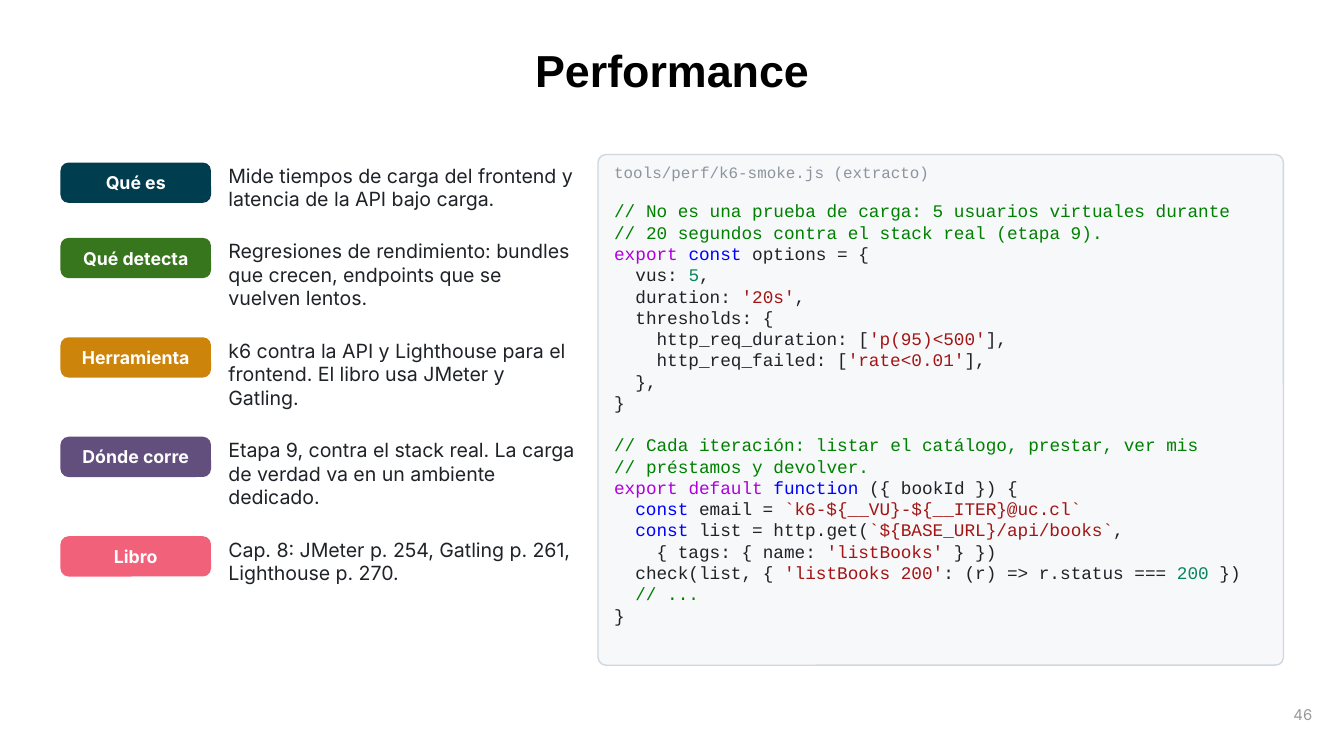
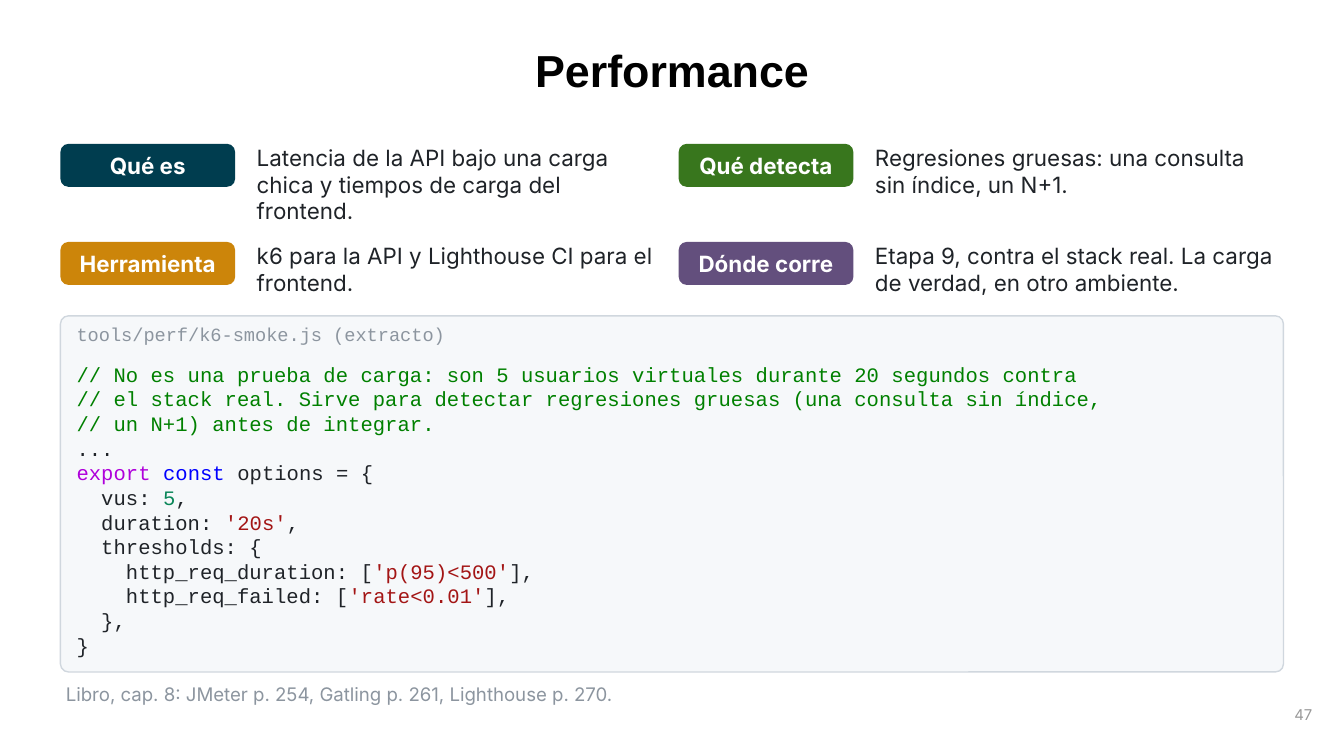
Before and after one commit to UC-IIC-3143-Software-Development/full_stack_testing, a slide deck: slide 47 of docs/presentacion/Full-Stack-Testing-IA-DevSecOps.pptx (slide 46 before the commit). Drawn at 1344x756 pixels with LibreOffice and Linux fonts; fonts in the diff are those of the drawing. Boxes give left, top, right and bottom in pixels: in the first picture for what was removed or moved away, otherwise in the second. Text is boxed around its words. In the diff, an @@ line names an element or a change of style, - is before the commit and + after.

```diff
--- a/docs/presentacion/Full-Stack-Testing-IA-DevSecOps.pptx
+++ b/docs/presentacion/Full-Stack-Testing-IA-DevSecOps.pptx
@@ rounded rectangle "Qué es": place and size @@
-rounded rectangle "Qué es" at [60,163,211,203]
+rounded rectangle "Qué es" at [60,144,235,187]
@@ text at [257,149,608,220]: text changed; size 10.5 to 12 pt @@
-Mide tiempos de carga del frontend y latencia de la API bajo carga.
+Latencia de la API bajo una carga chica y tiempos de carga del frontend.
@@ rounded rectangle "Qué detecta": place and size @@
-rounded rectangle "Qué detecta" at [60,238,211,278]
+rounded rectangle "Qué detecta" at [679,144,853,187]
@@ text at [875,149,1244,197]: text changed; size 10.5 to 12 pt @@
-Regresiones de rendimiento: bundles que crecen, endpoints que se vuelven lentos.
+Regresiones gruesas: una consulta sin índice, un N+1.
@@ rounded rectangle "Herramienta": place and size @@
-rounded rectangle "Herramienta" at [60,337,211,378]
+rounded rectangle "Herramienta" at [60,242,235,285]
@@ text at [257,247,652,292]: text changed; size 10.5 to 12 pt @@
-k6 contra la API y Lighthouse para el frontend. El libro usa JMeter y Gatling.
+k6 para la API y Lighthouse CI para el frontend.
@@ size 9.5 to 12 pt; proportions changed in 4 elements at [60,144,235,187], [60,242,235,285], [679,144,853,187], [679,242,853,285] @@
@@ rounded rectangle "Dónde corre": place and size @@
-rounded rectangle "Dónde corre" at [60,437,211,477]
+rounded rectangle "Dónde corre" at [679,242,853,285]
@@ text at [875,247,1272,295]: text changed; size 10.5 to 12 pt @@
-Etapa 9, contra el stack real. La carga de verdad va en un ambiente dedicado.
+Etapa 9, contra el stack real. La carga de verdad, en otro ambiente.
@@ rounded rectangle: place and size @@
-rounded rectangle at [598,155,1284,665]
+rounded rectangle at [60,316,1284,672]
@@ rounded rectangle at [60,316,1284,672]: proportions changed @@
@@ text "tools/perf/k6-smoke.js (extracto)": place and size @@
-text "tools/perf/k6-smoke.js (extracto)" at [614,166,929,181]
+text "tools/perf/k6-smoke.js (extracto)" at [77,328,445,345]
@@ text "tools/perf/k6-smoke.js (extracto)" at [77,328,445,345]: size 8.5 to 10 pt @@
@@ text "// No es una prueba ...": place and size @@
-text "// No es una prueba ..." at [614,205,1230,583]
+text "// No es una prueba ..." at [77,367,1101,608]
@@ text at [114,367,1101,436]: text changed; size 9.5 to 11 pt @@
-// No es una prueba de carga: 5 usuarios virtuales durante
-// 20 segundos contra el stack real (etapa 9).
+// No es una prueba de carga: son 5 usuarios virtuales durante 20 segundos contra
+// el stack real. Sirve para detectar regresiones gruesas (una consulta sin índice,
+// un N+1) antes de integrar.
+...
@@ text at [614,439,1209,583]: paragraphs removed @@
-// Cada iteración: listar el catálogo, prestar, ver mis
-// préstamos y devolver.
-export default function ({ bookId }) {
-const email = `k6-${__VU}-${__ITER}@uc.cl`
-const list = http.get(`${BASE_URL}/api/books`,
-{ tags: { name: 'listBooks' } })
-check(list, { 'listBooks 200': (r) => r.status === 200 })
-// ...
-}
@@ text at [77,466,535,608]: size 9.5 to 11 pt in "export const options = {", "vus: 5,", "duration: '20s',", "thresholds: {" and 4 more places @@
@@ rounded rectangle removed at [60,536,211,577] @@
-Libro
@@ text at [66,687,612,705]: text changed; size 10.5 to 10 pt; text colour #1F2328 to #8C959F @@
-Cap. 8: JMeter p. 254, Gatling p. 261, Lighthouse p. 270.
+Libro, cap. 8: JMeter p. 254, Gatling p. 261, Lighthouse p. 270.
@@ page number at [1294,709,1312,720]: text changed @@
-46
+47
```
Also in this commit, not shown: 53 other slides changed, 11 slides added, 8 slides removed, 3 other files.
